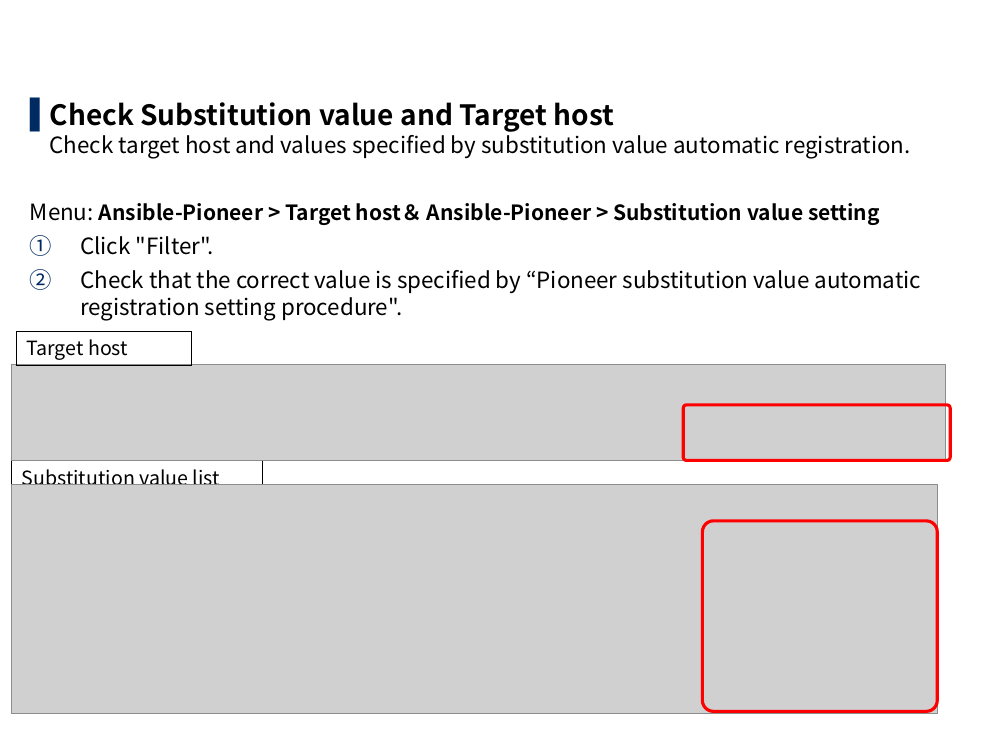
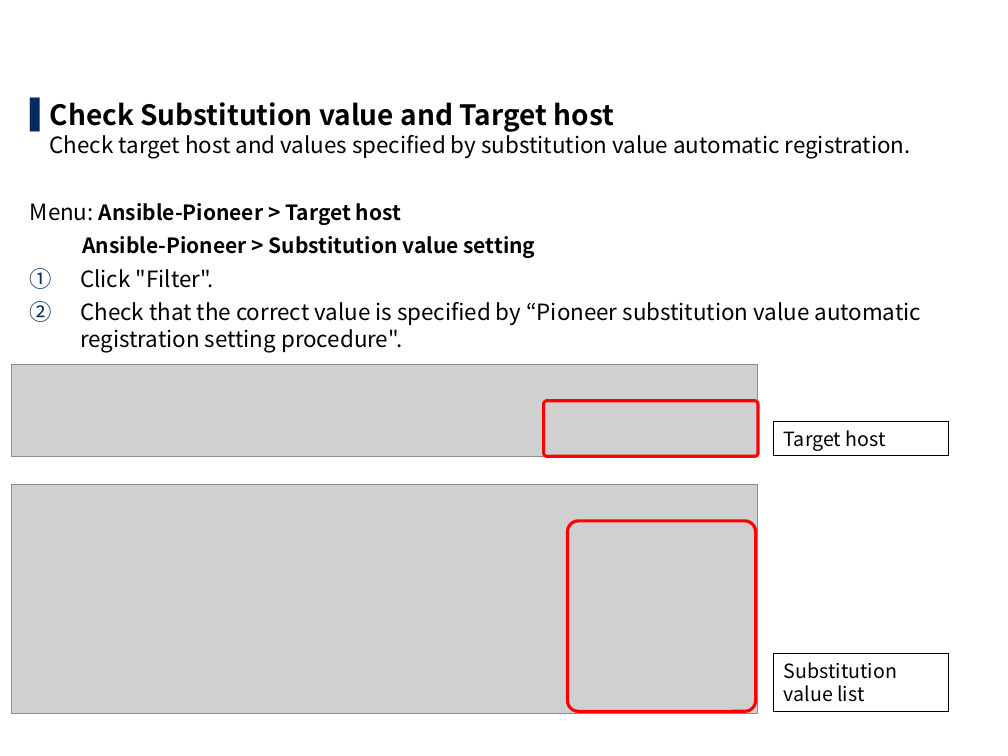
Before and after one commit to exastro-suite/it-automation-docs, a slide deck: slide 62 of asset/Learn/ITA-Ansible-Driver_en_practice.pptx (slide 60 before the commit). Drawn at 1008x756 pixels with LibreOffice and Linux fonts; fonts in the diff are those of the drawing; grey boxes stand for pictures; background and template pictures are left out. Boxes give left, top, right and bottom in pixels: in the first picture for what was removed or moved away, otherwise in the second. Text is boxed around its words. In the diff, an @@ line names an element or a change of style, - is before the commit and + after.

```diff
--- a/asset/Learn/ITA-Ansible-Driver_en_practice.pptx
+++ b/asset/Learn/ITA-Ansible-Driver_en_practice.pptx
@@ text at bbox=[30, 203, 536, 258]: text changed @@
-Menu: Ansible-Pioneer > Target host＆ Ansible-Pioneer > Substitution value setting
+Menu: Ansible-Pioneer > Target host
+Ansible-Pioneer > Substitution value setting
@@ picture: place and size @@
-picture at bbox=[12, 364, 946, 460]
+picture at bbox=[12, 364, 758, 456]
@@ rounded rectangle: place and size @@
-rounded rectangle at bbox=[683, 405, 951, 461]
+rounded rectangle at bbox=[543, 401, 758, 457]
@@ rectangle "Target host": place and size @@
-rectangle "Target host" at bbox=[16, 332, 191, 366]
+rectangle "Target host" at bbox=[774, 421, 949, 456]
@@ picture: place and size @@
-picture at bbox=[12, 484, 937, 713]
+picture at bbox=[12, 484, 758, 713]
@@ rounded rectangle: place and size @@
-rounded rectangle at bbox=[703, 521, 937, 712]
+rounded rectangle at bbox=[568, 521, 756, 712]
@@ rectangle "Substitution": place and size @@
-rectangle "Substitution" at bbox=[12, 461, 263, 495]
+rectangle "Substitution" at bbox=[774, 653, 949, 711]
@@ text in rectangle at bbox=[784, 662, 897, 702]: text changed @@
-Substitution value list
+Substitution
+value list
```
Also in this commit, not shown: 53 other slides changed, 3 slides added, 1 slide removed, 11 other files.
